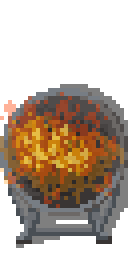
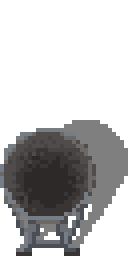
Layers edited between the first and the second 128×256 image:
hid "Pasted Layer #1" over (0, 92, 124, 208)
removed layer "Pasted Layer" over (8, 96, 120, 208)
removed layer "brazier" over (0, 88, 128, 216)
painted on "legs" over (0, 128, 120, 256)
painted on "shadow" over (16, 84, 128, 248)
